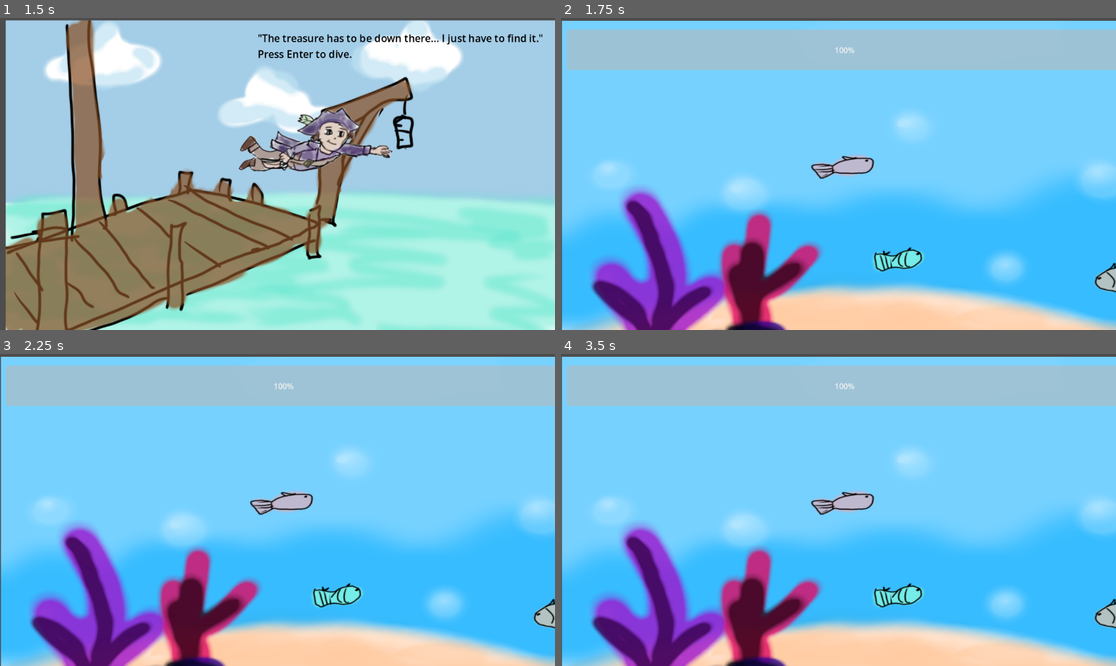
Above: before the commit, frames 1-4 (two rows, left to right).
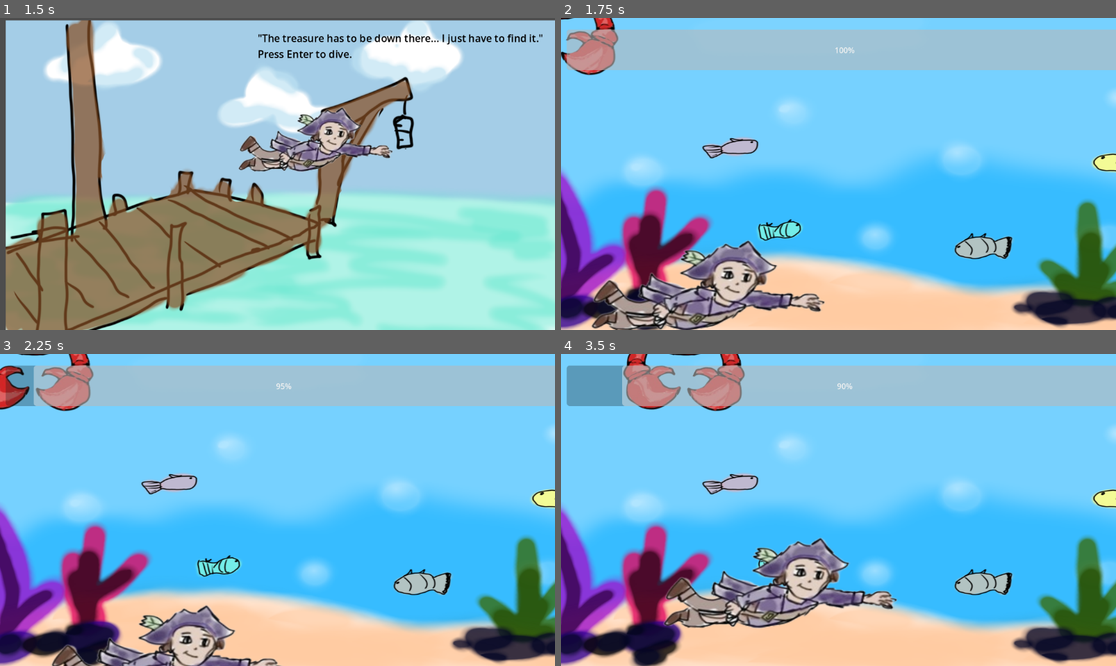
Above: after the commit, the same moments.

Repository: hansikabalanarayanan-dev/Drownlight
Game: Godot game, scene res://surfacedock.tscn
Two runs of this game, one before a commit and one after it. Both use one fixed random seed, a clock stepped at 60 frames per second and the inputs below.
Inputs:
- Up to frame 1 (1.5 s): tap Enter (ui_accept) at 0.5, 0.6, 0.77, 1.07, 1.25, 1.35 s; hold Right (ui_right) 0.53-1.28 s; hold Down (ui_down) from 1.28 s (still down)
- Up to frame 2 (1.75 s): keep holding Down (ui_down); tap Enter (ui_accept) at 1.52 s
- Up to frame 3 (2.25 s): tap Enter (ui_accept) at 1.82, 2.1 s; release Down (ui_down) at 2.03 s; hold Right (ui_right) from 2.03 s (still down)
- Up to frame 4 (3.5 s): release Right (ui_right) at 2.78 s; hold Up (ui_up) from 2.78 s (still down); tap Enter (ui_accept) at 2.85, 3.02, 3.32 s

Frame 1 is identical in both runs. In frame 2, 40% of the frame differs, in the area x 0-100%, y 0-100%; in frame 3, 40%; in frame 4, 43%.
Error before the commit: Invalid access to property or key 'oxygen' on a base object of type 'CharacterBody2D (player.gd)'. (res://canvas_layer.gd:8)

Commit message:
makecrabworkthanks

Diff:
--- /dev/null
+++ b/drownlight/crab.gd
@@ -0,0 +1,17 @@
+extends CharacterBody2D
+
+@export var speed = 150
+@export var move_distance = 300
+
+var start_position
+var direction = 1
+
+func _ready():
+	start_position = global_position
+
+func _physics_process(delta):
+	velocity.x = speed * direction
+	move_and_slide()
+
+	if abs(global_position.x - start_position.x) > move_distance:
+		direction *= -1
--- a/drownlight/player.gd
+++ b/drownlight/player.gd
@@ -1,33 +1,2 @@
 extends CharacterBody2D
-
-@export var speed = 200
-@export var jump_force = -600
-@export var gravity = 1200
-@export var dive_forward_speed = 250
-
-@export var dock_texture: Texture2D
-@export var dive_texture: Texture2D
-
-@onready var sprite = $Sprite2D
-
-var diving = false
-
-func _ready():
-	sprite.texture = dock_texture
-
-func _physics_process(delta):
-
-	if diving:
-		velocity.y += gravity * delta
-		velocity.x = dive_forward_speed
-		move_and_slide()
-		return
-
-	var direction = Input.get_action_strength("ui_right") - Input.get_action_strength("ui_left")
-	velocity.x = direction * speed
-	move_and_slide()
-
-func start_dive():
-	diving = true
-	velocity = Vector2(dive_forward_speed, jump_force)
-	sprite.texture = dive_texture
+#donotuse
--- /dev/null
+++ b/drownlight/player_dock.gd
@@ -0,0 +1,33 @@
+extends CharacterBody2D
+
+@export var speed = 200
+@export var jump_force = -600
+@export var gravity = 1200
+@export var dive_forward_speed = 250
+
+@export var dock_texture: Texture2D
+@export var dive_texture: Texture2D
+
+@onready var sprite = $Sprite2D
+
+var diving = false
+
+func _ready():
+	sprite.texture = dock_texture
+
+func _physics_process(delta):
+
+	if diving:
+		velocity.y += gravity * delta
+		velocity.x = dive_forward_speed
+		move_and_slide()
+		return
+
+	var direction = Input.get_action_strength("ui_right") - Input.get_action_strength("ui_left")
+	velocity.x = direction * speed
+	move_and_slide()
+
+func start_dive():
+	diving = true
+	velocity = Vector2(dive_forward_speed, jump_force)
+	sprite.texture = dive_texture
--- /dev/null
+++ b/drownlight/player_reef.gd
@@ -0,0 +1,20 @@
+extends CharacterBody2D
+
+@export var speed = 200
+@export var oxygen = 100.0
+
+func _physics_process(delta):
+	var dir = Vector2(
+		Input.get_action_strength("ui_right") - Input.get_action_strength("ui_left"),
+		Input.get_action_strength("ui_down") - Input.get_action_strength("ui_up")
+	)
+	velocity = dir.normalized() * speed
+	move_and_slide()
+
+func _process(delta):
+	oxygen -= delta * 5
+	if oxygen < 0:
+		oxygen = 0
+func _on_body_entered(body):
+	if body.name == "Crab":
+		get_tree().reload_current_scene()
--- a/drownlight/reef.tscn
+++ b/drownlight/reef.tscn
@@ -4,8 +4,10 @@
 [ext_resource type="Texture2D" uid="uid://j3ywindylyy8" path="res://reef.png" id="2_62aj3"]
 [ext_resource type="Texture2D" uid="uid://buiro0q8wee4u" path="res://swimming.png" id="3_dm17u"]
 [ext_resource type="Script" uid="uid://dfbnb6nou3nde" path="res://canvas_layer.gd" id="3_k4f1h"]
-[ext_resource type="Script" uid="uid://bxk0q0v7wnau2" path="res://player.gd" id="3_mxdcl"]
+[ext_resource type="Script" uid="uid://dasmnn55oqgst" path="res://player_reef.gd" id="3_mxdcl"]
 [ext_resource type="Script" uid="uid://dy1ol5khtdda7" path="res://task_object.gd" id="4_dm17u"]
+[ext_resource type="Script" uid="uid://dftqc4b81uo8" path="res://crab.gd" id="7_mxdcl"]
+[ext_resource type="Texture2D" uid="uid://bamf5d4eyljpo" path="res://Untitled20_20260228174406-removebg-preview.png" id="8_lekfx"]
 
 [sub_resource type="RectangleShape2D" id="RectangleShape2D_mxdcl"]
 
@@ -13,6 +15,11 @@
 
 [node name="reef" type="Node2D" unique_id=1047524276]
 script = ExtResource("1_ph0f1")
+
+[node name="Sprite2D" type="Sprite2D" parent="." unique_id=129923289]
+position = Vector2(576, 324)
+scale = Vector2(1.289, 1)
+texture = ExtResource("2_62aj3")
 
 [node name="player" type="CharacterBody2D" parent="." unique_id=1795128770]
 script = ExtResource("3_mxdcl")
@@ -24,11 +31,6 @@
 
 [node name="CollisionShape2D" type="CollisionShape2D" parent="player" unique_id=115669558]
 shape = SubResource("RectangleShape2D_mxdcl")
-
-[node name="Sprite2D" type="Sprite2D" parent="." unique_id=129923289]
-position = Vector2(837, 370.5)
-scale = Vector2(1.4496528, 1.125)
-texture = ExtResource("2_62aj3")
 
 [node name="CanvasLayer" type="CanvasLayer" parent="." unique_id=1014914976]
 script = ExtResource("3_k4f1h")
@@ -54,3 +56,11 @@
 shape = SubResource("RectangleShape2D_lekfx")
 
 [node name="Sprite2D" type="Sprite2D" parent="TaskObject" unique_id=1825071594]
+
+[node name="Crab" type="CharacterBody2D" parent="." unique_id=1811391821]
+script = ExtResource("7_mxdcl")
+
+[node name="Sprite2D" type="Sprite2D" parent="Crab" unique_id=852482923]
+texture = ExtResource("8_lekfx")
+
+[node name="CollisionShape2D" type="CollisionShape2D" parent="Crab" unique_id=1785700215]
--- a/drownlight/surfacedock.gd
+++ b/drownlight/surfacedock.gd
@@ -7,5 +7,8 @@
 	if Input.is_action_just_pressed("ui_accept") and not diving:
 		diving = true
 		player.start_dive()
-		await get_tree().create_timer(1.2).timeout
-		get_tree().change_scene_to_file("res://reef.tscn")
+		change_scene_after_dive()
+
+func change_scene_after_dive():
+	await get_tree().create_timer(1.2).timeout
+	get_tree().change_scene_to_file("res://reef.tscn")
--- a/drownlight/surfacedock.tscn
+++ b/drownlight/surfacedock.tscn
@@ -3,7 +3,7 @@
 [ext_resource type="Script" uid="uid://bhuwjvir81edw" path="res://surfacedock.gd" id="1_a6e6g"]
 [ext_resource type="Texture2D" uid="uid://eygduoljhybs" path="res://dock_bg.png" id="1_wuwgn"]
 [ext_resource type="Texture2D" uid="uid://chr1y7lwka8yu" path="res://pirate.png" id="2_a6e6g"]
-[ext_resource type="Script" uid="uid://bxk0q0v7wnau2" path="res://player.gd" id="3_e35x2"]
+[ext_resource type="Script" uid="uid://cccr35samsoe5" path="res://player_dock.gd" id="3_hh3l3"]
 [ext_resource type="Texture2D" uid="uid://buiro0q8wee4u" path="res://swimming.png" id="6_pmtsi"]
 
 [sub_resource type="GDScript" id="GDScript_hh3l3"]
@@ -18,7 +18,7 @@
 texture = ExtResource("1_wuwgn")
 
 [node name="Player" type="CharacterBody2D" parent="." unique_id=903100683]
-script = ExtResource("3_e35x2")
+script = ExtResource("3_hh3l3")
 dock_texture = ExtResource("2_a6e6g")
 dive_texture = ExtResource("6_pmtsi")
 
Binary file added: drownlight/Untitled20_20260228174406-removebg-preview.png
Not shown, added: drownlight/Untitled20_20260228174406-removebg-preview.png.import
Not shown, added: drownlight/crab.gd.uid
Not shown, added: drownlight/player_dock.gd.uid
Not shown, added: drownlight/player_reef.gd.uid
